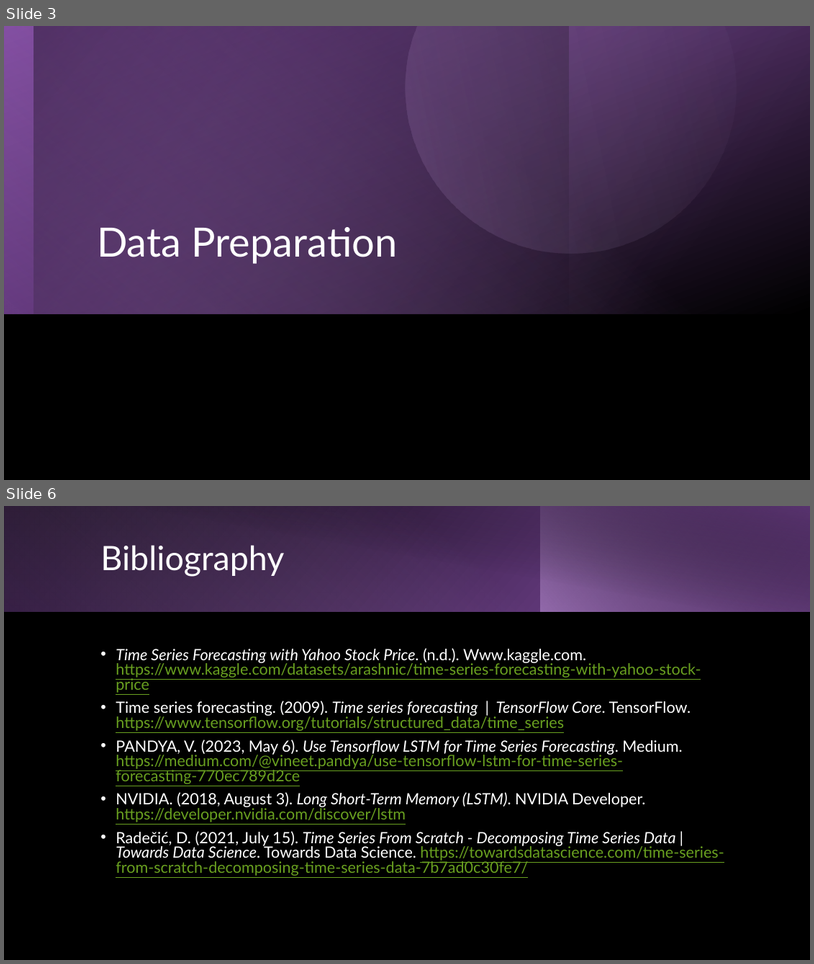
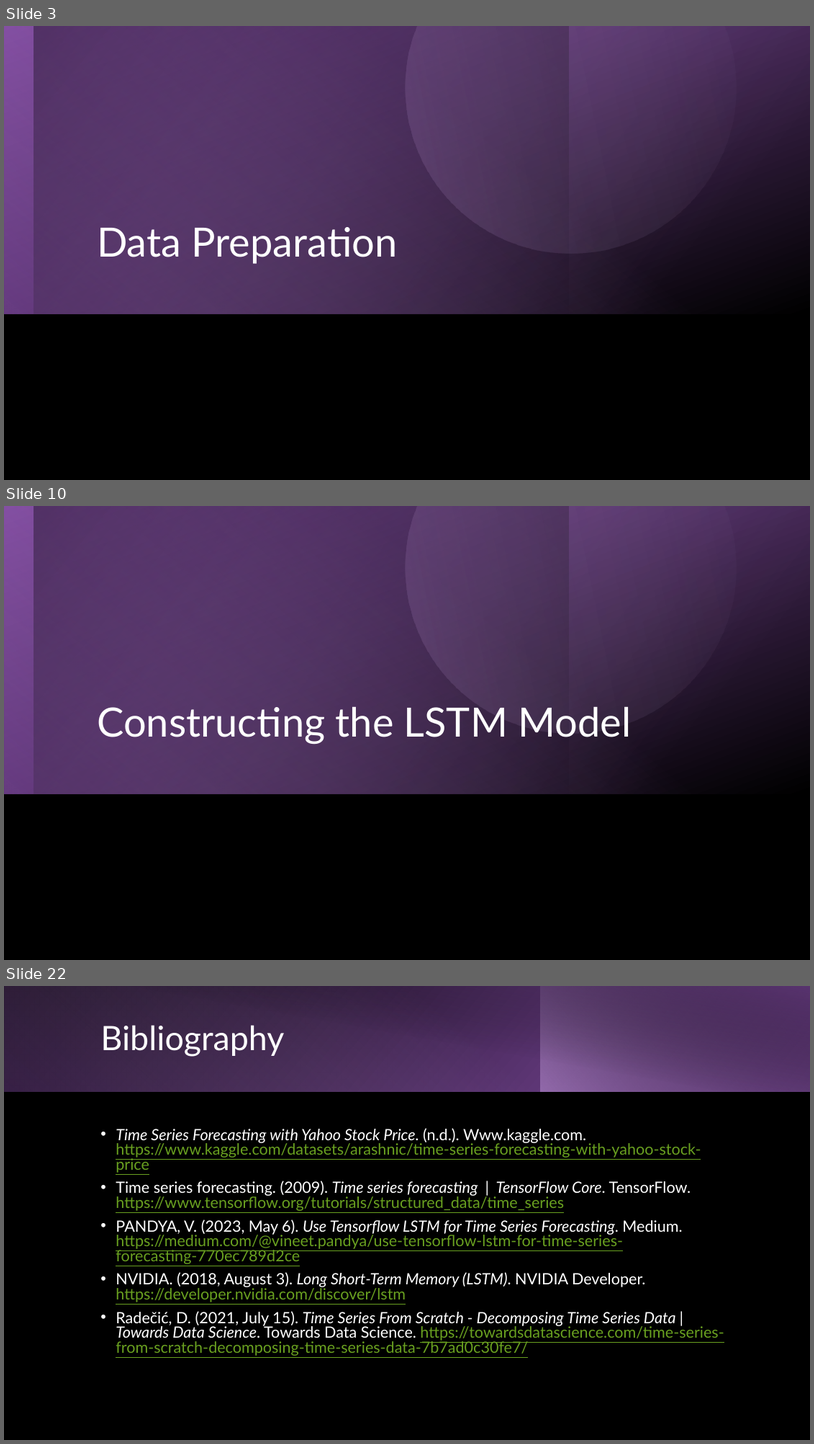
Before and after one commit to jeffmoe/CST_605_Week3, a slide deck: Week3.pptx. Shown one above the other, each under a label of ours: slides 3 and 6 before the commit, slides 3, 10 and 22 after it; the slides between them are not shown. The pictures are 814x964 and 814x1444 pixels, drawn with LibreOffice and Linux fonts; fonts in the diff are those of the drawing. Boxes give left, top, right and bottom in pixels: in the first picture for what was removed or moved away, otherwise in the second. Text is boxed around its words. In the diff, an @@ line names an element or a change of style, - is before the commit and + after.

```diff
--- a/Week3.pptx
+++ b/Week3.pptx
@@ slide 10 added at [4, 506, 810, 960], background #000000 @@
@@ rectangle added at [4, 506, 810, 794], fill gradient #874EA9 to #000000 @@
@@ rectangle added at [4, 506, 810, 794], fill gradient #AD84C6 to #874EA9 @@
@@ rectangle added at [4, 506, 569, 794], fill gradient #5A3471 to #000000 @@
@@ rectangle added at [34, 506, 810, 794], fill gradient #AD84C6 to #000000 @@
@@ freeform shape added at [347, 506, 777, 792], fill gradient #AD84C6 to #CEB5DD @@
@@ title added at [97, 706, 631, 744], 48 pt, text #FFFFFF @@
+Constructing the LSTM Model
@@ what was slide 6 is now slide 22 @@
```
Also in this commit, not shown: 1 slide changed, 16 other slides added, 1 slide removed, 2 other files.
